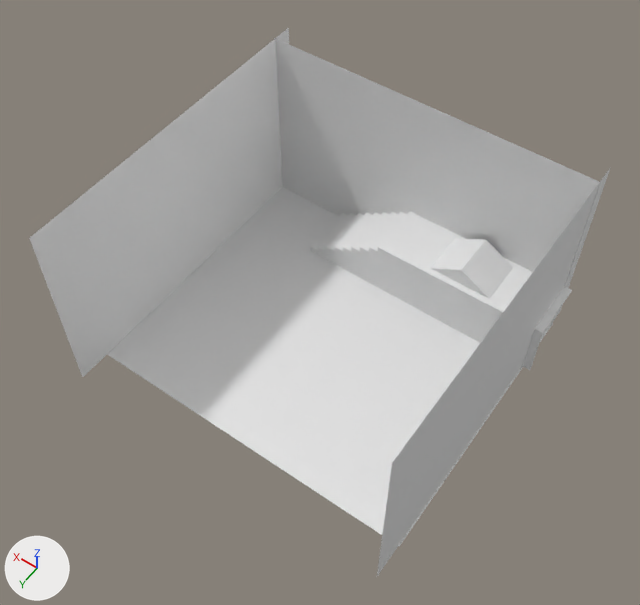
The Blender file Assets/Models/Room/room.blend: old version first, new version second.
One viewpoint serves both versions: a 50 mm camera at (-11.4, 14.98, 23.33) aimed at (-2.11, 1.97, 2.88). The axes (+X, +Y, +Z) are drawn at lower left. The lights are the same throughout.

Names of what the first picture shows: 'Cube', 'Floor', 'Slide', 'Wall', 'Wall.001', 'Wall.002'.
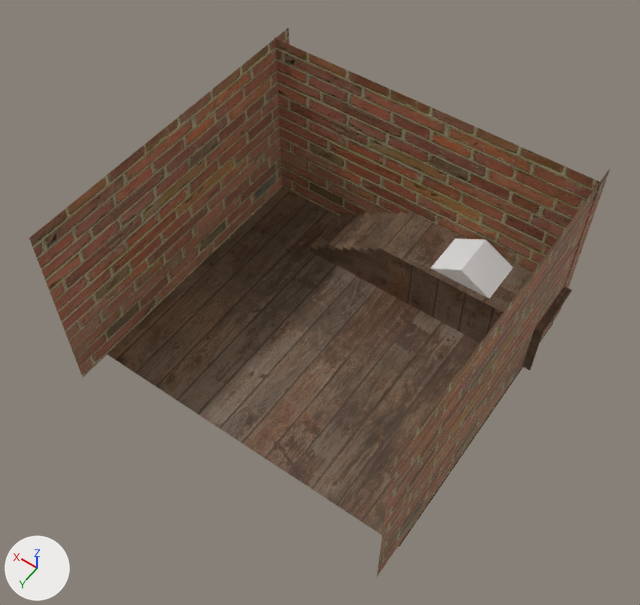
Diff of the bpy script that builds the scene:
```diff
--- a/Assets/Models/Room/room.blend.py
+++ b/Assets/Models/Room/room.blend.py
@@ img_brick_4_rough_4k_png @@
+img_brick_4_rough_4k_png = load_image('brick_4_rough_4k.png', '../../Materials/brick_4_1k.blend/textures/brick_4_rough_1k.jpg', 1024, 1024, 'Non-Color')
@@ img_brick_4_disp_4k_png @@
+img_brick_4_disp_4k_png = load_image('brick_4_disp_4k.png', '../../Materials/brick_4_1k.blend/textures/brick_4_disp_1k.png', 1024, 1024, 'Non-Color')
@@ img_brick_4_diff_4k_png @@
+img_brick_4_diff_4k_png = load_image('brick_4_diff_4k.png', '../../Materials/brick_4_1k.blend/textures/brick_4_diff_1k.jpg', 1024, 1024, 'sRGB')
@@ img_weathered_brown_planks_diff_16k_png @@
+img_weathered_brown_planks_diff_16k_png = load_image('weathered_brown_planks_diff_16k.png', '../../Materials/weathered_brown_planks_1k.blend/textures/weathered_brown_planks_diff_1k.jpg', 1024, 1024, 'sRGB')
@@ img_weathered_brown_planks_disp_16k_png @@
+img_weathered_brown_planks_disp_16k_png = load_image('weathered_brown_planks_disp_16k.png', '../../Materials/weathered_brown_planks_1k.blend/textures/weathered_brown_planks_disp_1k.png', 1024, 1024, 'Non-Color')
@@ mat_brick_4 @@
+mat_brick_4 = bpy.data.materials.new('brick_4')
+# uses the picture img_brick_4_diff_4k_png
+# uses the picture img_brick_4_disp_4k_png
+# uses the picture img_brick_4_rough_4k_png
@@ mat_weathered_brown_planks @@
+mat_weathered_brown_planks = bpy.data.materials.new('weathered_brown_planks')
+# uses the picture img_weathered_brown_planks_diff_16k_png
+# uses the picture img_weathered_brown_planks_disp_16k_png
@@ me_cube @@
 me_cube.from_pydata(...)  # 4 vertices, 1 face; spans x -1.0..1.0, y -1.0..1.0, z -1.0
-me_cube.materials.append(mat_material)  # white #e7e7e7
+me_cube.materials.append(mat_weathered_brown_planks)
@@ me_cube_001 @@
 me_cube_001.from_pydata(...)  # 4 vertices, 1 face; spans x 1.0, y -1.0..1.0, z -163.0..-1.0
 # used by ob_wall_001; location = (-2.0, -3.55, 0.0); rotation_euler = (0.0, 0.0, 1.571), in degrees (0, 0, 90); scale = (0.1, 5.52, -0.04)
-me_cube_001.materials.append(mat_material_001)  # white #e7e7e7
+# me_cube_001 part 1: texture (UV) coordinates of 1 of 1 face, centred in x 1.0, y 0.0, z -82.0, changed; they spanned u 0.38..0.38, v 0.5..0.75 and now span u 0.0..1.0, v 0.0..1.0
+me_cube_001.materials.append(mat_brick_4)
@@ me_cube_003 @@
 me_cube_003.from_pydata(...)  # 49 vertices, 24 faces, 1 loose edge; spans x -1.0..1.0, y -1.0..4.43, z -1.0..1.0
+me_cube_003.materials.append(mat_weathered_brown_planks)
@@ me_cube_004 @@
 me_cube_004.from_pydata(...)  # 4 vertices, 1 face; spans x -1.0, y -1.0..1.0, z -163.0..-1.0
 # used by ob_wall; location = (3.58, 1.37, 0.0); scale = (0.1, 5.52, -0.04)
-me_cube_004.materials.append(mat_material_001)  # white #e7e7e7
+# me_cube_004 part 2: texture (UV) coordinates of 1 of 1 face, centred in x -1.0, y 0.0, z -82.0, changed; they spanned u 0.38..0.38, v 0.0..0.25 and now span u 0.0..1.0, v 0.0..1.0
+me_cube_004.materials.append(mat_brick_4)
@@ me_cube_005 @@
 me_cube_005.from_pydata(...)  # 4 vertices, 1 face; spans x 1.0, y -1.0..1.0, z -163.0..-1.0
-me_cube_005.materials.append(mat_material_001)  # white #e7e7e7
+me_cube_005.materials.append(mat_brick_4)
```

Changed parts and their boxes [x1, y1, x2, y2] in the pictures (640 x 605 px):
'Floor', recoloured (white to brown)
    both: [107, 187, 553, 546]
'Wall', recoloured, surface changed (grey to brown)
    both: [29, 28, 289, 377]
'Wall.001', recoloured, surface changed (grey to brown)
    both: [274, 38, 601, 326]
'Wall.002', recoloured (grey to brown)
    both: [377, 167, 611, 576]
'Cube', recoloured (white to brown)
    both: [310, 211, 572, 370]
